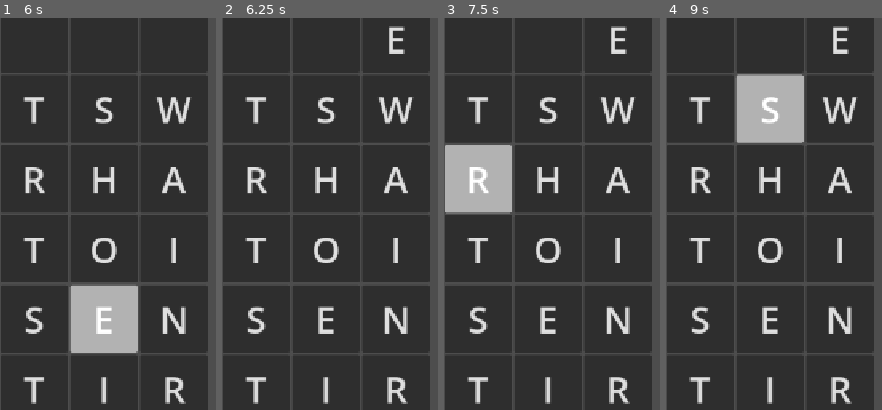
Above: before the commit, frames 1-4 (left to right).
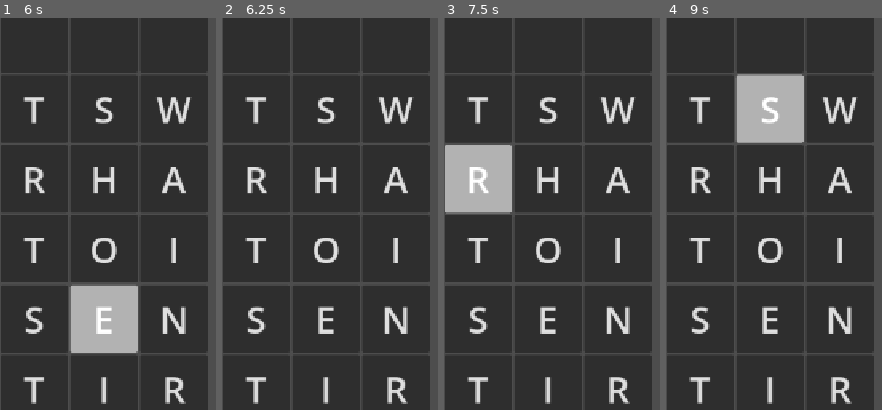
Above: after the commit, the same moments.

Repository: lux-sp4rk/wrdfall
Game: Godot game, scene res://scenes/LoomDrop.tscn
Same seed, same stepped clock (60 frames per second), same inputs: the game is played once before the commit and once after it.
Inputs (mouse positions are % of the whole screen's width and height, from its top left):
- Up to frame 1 (6 s): click "EN" at 0.5 s; click "EN" at 1.25 s; click "EN" at 2 s; tap Enter at 2.75, 4.25, 5.75 s; move the mouse to (73, 45) at 2.77 s; click (73, 45) at 2.92 s; tap Space at 3.5, 5 s; move the mouse to (29, 55) at 3.52 s; click (29, 55) at 3.67 s; move the mouse to (60, 28) at 4.27 s; click (60, 28) at 4.42 s; move the mouse to (45, 70) at 5.02 s; click (45, 70) at 5.17 s; move the mouse to (81, 65) at 5.77 s; click (81, 65) at 5.92 s
- Up to frame 2 (6.25 s): no input
- Up to frame 3 (7.5 s): tap Space at 6.5 s; move the mouse to (19, 35) at 6.52 s; click (19, 35) at 6.67 s; move the mouse to (55, 50) at 7.27 s; click (55, 50) at 7.42 s
- Up to frame 4 (9 s): move the mouse to (34, 24) at 8.02 s; click (34, 24) at 8.17 s; move the mouse to (73, 45) at 8.77 s; click (73, 45) at 8.92 s
The pictures show only the part of the screen within x 50-100%, y 30-80%; the shares and areas given below are measured in that part.

Frame 1 is identical in both runs. In frame 2, 0.3% of the frame differs, in the area x 77-85%, y 2-10%; in frame 3, 0.3%; in frame 4, 0.3%.

Commit message:
update to 10s delay

Diff:
--- a/godot/scripts/LoomDrop.gd
+++ b/godot/scripts/LoomDrop.gd
@@ -26,7 +26,7 @@
 var lang_config: LanguageConfig
 var _bag_distribution: Array = []
 
-const DROP_INTERVAL: float = 6.0  # seconds between letter drops
+const DROP_INTERVAL: float = 10.0  # seconds between letter drops
 
 const COLOR_SELECTED: Color = Color(0.35, 0.65, 1.0)
 const COLOR_TOO_SHORT: Color = Color(0.7, 0.7, 0.7)
